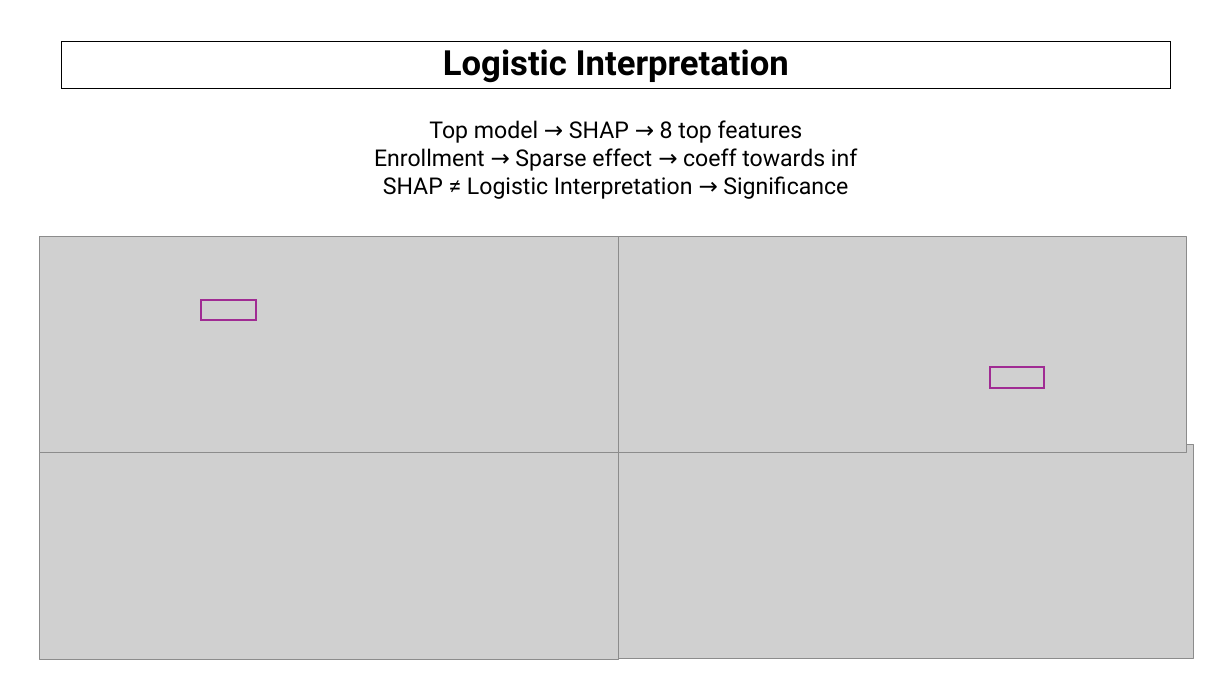
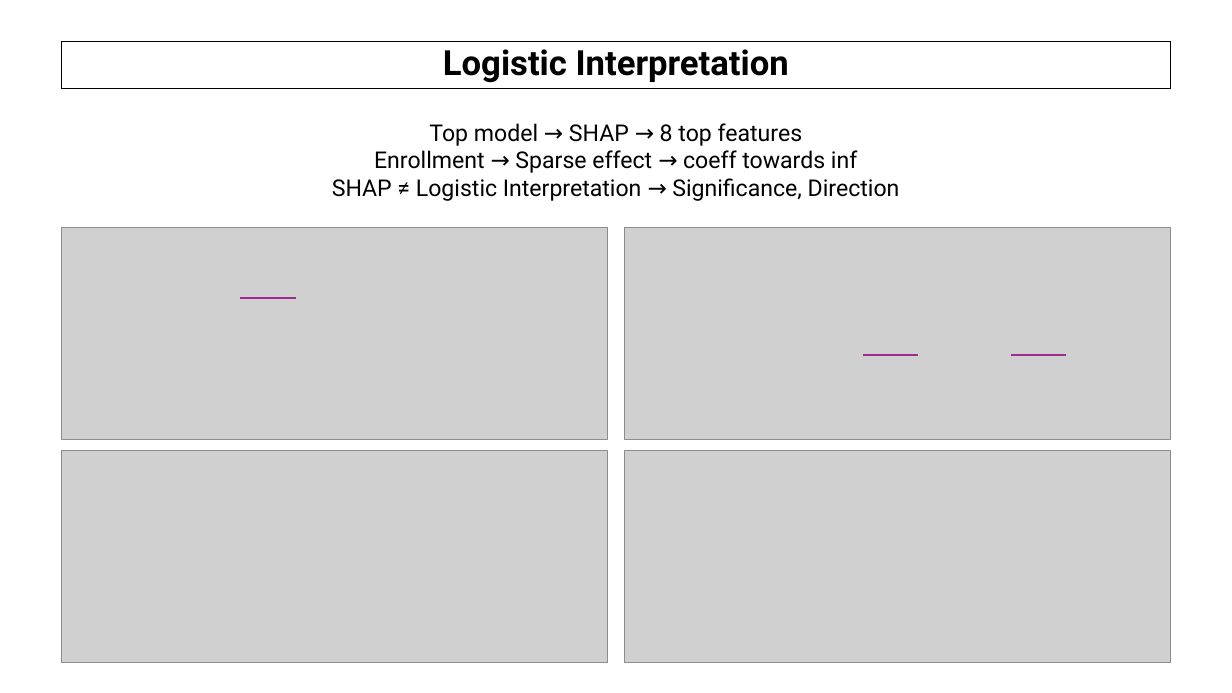
Before and after one commit to AndreouEugenia/Thesis, a slide deck: slide 22 of Thesis_Presentation.pptx (slide 21 before the commit). Drawn at 1232x693 pixels with LibreOffice and Linux fonts; fonts in the diff are those of the drawing; grey boxes stand for pictures; background and template pictures are left out. Boxes give left, top, right and bottom in pixels: in the first picture for what was removed or moved away, otherwise in the second. Text is boxed around its words. In the diff, an @@ line names an element or a change of style, - is before the commit and + after.

```diff
--- a/Thesis_Presentation.pptx
+++ b/Thesis_Presentation.pptx
@@ text at bbox=[332, 178, 900, 201]: text changed @@
-SHAP ≠ Logistic Interpretation → Significance
+SHAP ≠ Logistic Interpretation → Significance, Direction
@@ picture: place and size @@
-picture at bbox=[40, 237, 619, 454]
+picture at bbox=[62, 227, 608, 439]
@@ picture: place and size @@
-picture at bbox=[607, 237, 1187, 454]
+picture at bbox=[625, 227, 1171, 439]
@@ rectangle removed at bbox=[201, 299, 256, 320] @@
@@ line added from (240, 299) to (296, 299), #A02B93 1.5 pt @@
@@ line added from (863, 356) to (919, 356), #A02B93 1.5 pt @@
@@ line added from (1011, 356) to (1067, 356), #A02B93 1.5 pt @@
@@ rectangle removed at bbox=[990, 368, 1044, 388] @@
@@ picture: place and size @@
-picture at bbox=[40, 445, 619, 659]
+picture at bbox=[62, 450, 608, 662]
@@ picture: place and size @@
-picture at bbox=[607, 445, 1194, 659]
+picture at bbox=[625, 450, 1171, 662]
```
Also in this commit, not shown: 12 other slides changed, 4 other files.
